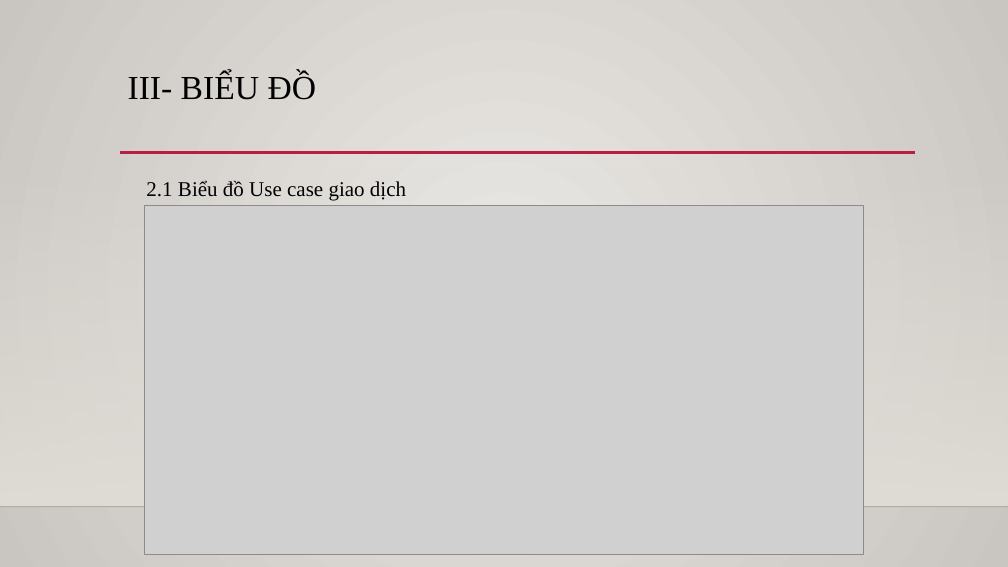
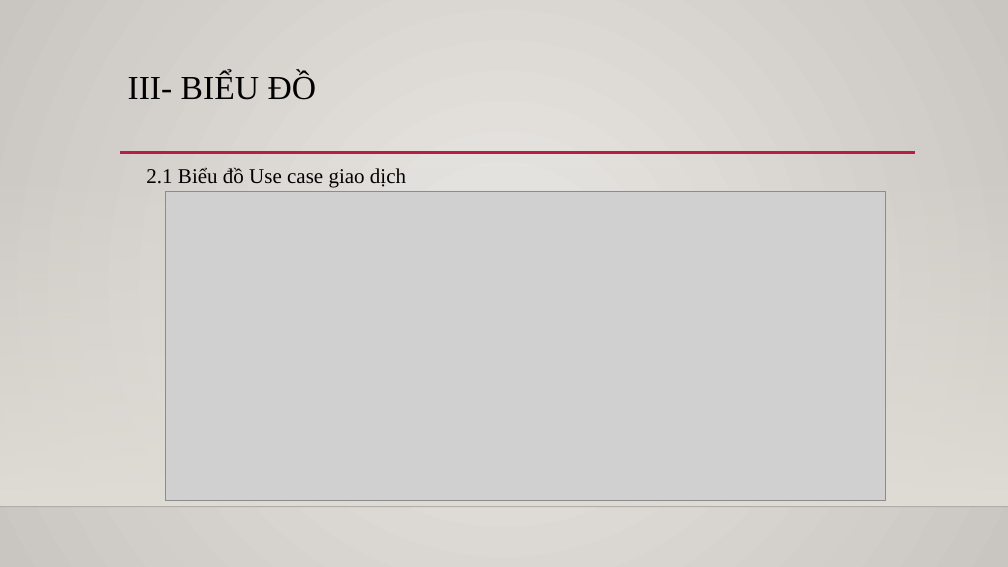
Before and after one commit to Linkadi98/Software-Requirement-Analystic, a slide deck: slide 16 of 108539.pptx. Drawn at 1008x567 pixels with LibreOffice and Linux fonts; fonts in the diff are those of the drawing; grey boxes stand for pictures; background and template pictures are left out. Boxes give left, top, right and bottom in pixels: in the first picture for what was removed or moved away, otherwise in the second. Text is boxed around its words. In the diff, an @@ line names an element or a change of style, - is before the commit and + after.

```diff
--- a/108539.pptx
+++ b/108539.pptx
@@ text "2.1 Biểu đồ Use case ...": place and size @@
-text "2.1 Biểu đồ Use case ..." at [146, 180, 406, 201]
+text "2.1 Biểu đồ Use case ..." at [146, 167, 406, 187]
@@ picture: place and size @@
-picture at [144, 206, 864, 554]
+picture at [165, 191, 885, 501]
```
Also in this commit, not shown: 4 other slides changed, 1 slide added, 1 slide removed.
